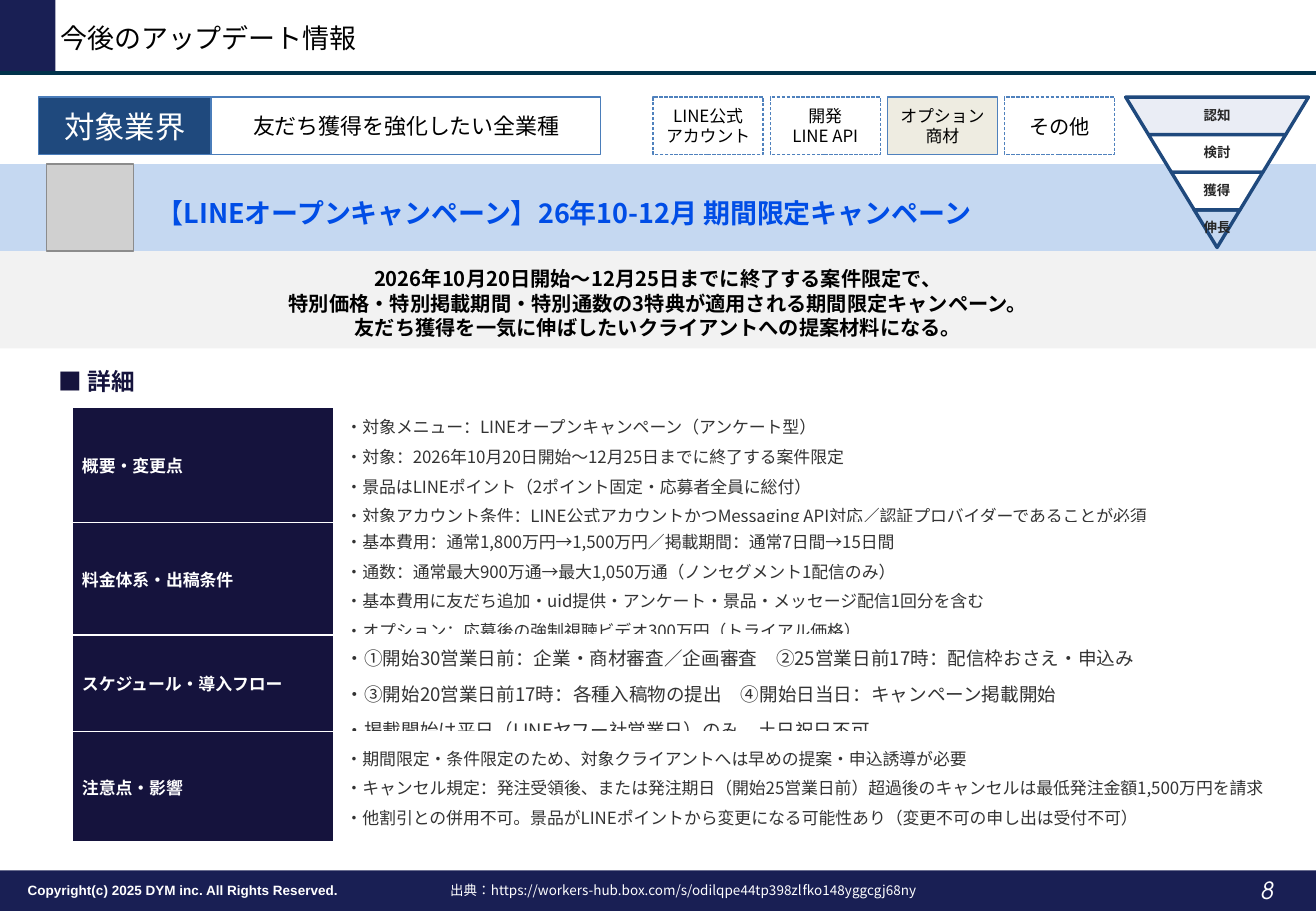
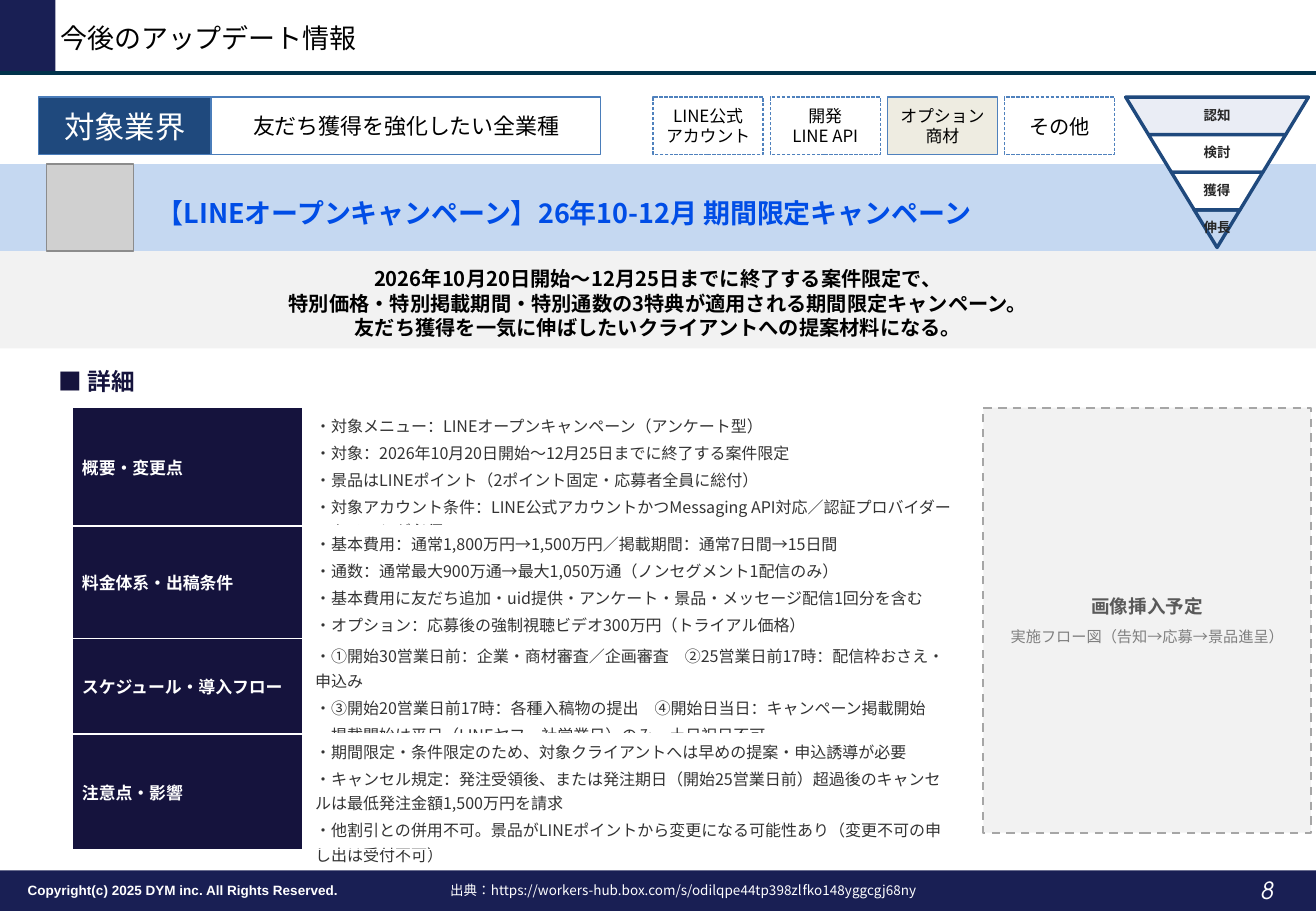
Before and after one commit to tonomura-r-dev/folder, a slide deck: slide 8 of LINEOA媒体最新情報_2026年9月トレンドレポート.pptx. Drawn at 1316x911 pixels with LibreOffice and Linux fonts; fonts in the diff are those of the drawing; grey boxes stand for pictures; background and template pictures are left out. Boxes give left, top, right and bottom in pixels: in the first picture for what was removed or moved away, otherwise in the second. Text is boxed around its words. In the diff, an @@ line names an element or a change of style, - is before the commit and + after.

```diff
--- a/LINEOA媒体最新情報_2026年9月トレンドレポート.pptx
+++ b/LINEOA媒体最新情報_2026年9月トレンドレポート.pptx
@@ table at <box>73,408,966,867</box> @@
@@ size 10 to 9.5 pt in "・対象メニュー：LINEオープンキャンペーン（アンケート型）", "・対象：2026年10月20日開始〜12月25日までに終了する案件限定", "・景品はLINEポイント（2ポイント固定・応募者全員に総付）", "・対象アカウント条件：LINE公式アカウントかつMessaging API対応／認証プロバイダーであることが必須" and 7 more places @@
@@ size 11 to 9.5 pt in "・①開始30営業日前：企業・商材審査／企画審査 ②25営業日前17時：配信枠おさえ・申込み", "・③開始20営業日前17時：各種入稿物の提出 ④開始日当日：キャンペーン掲載開始", "・掲載開始は平日（LINEヤフー社営業日）のみ、土日祝日不可" @@
@@ line spacing 1.08 to 1.05 @@
@@ line spacing 1.15 to 1.05 @@
@@ less space between paragraphs @@
@@ table: place and size @@
-table at <box>73,408,1312,834</box>
+table at <box>73,408,966,867</box>
@@ rectangle added at <box>984,408,1312,834</box>, fill #F2F2F2, outline #A6A6A6 1.25 pt dashed, 9 pt, text #808080 @@
+画像挿入予定
+実施フロー図（告知→応募→景品進呈）
```
Also in this commit, not shown: 5 other slides changed, 3 other files.
